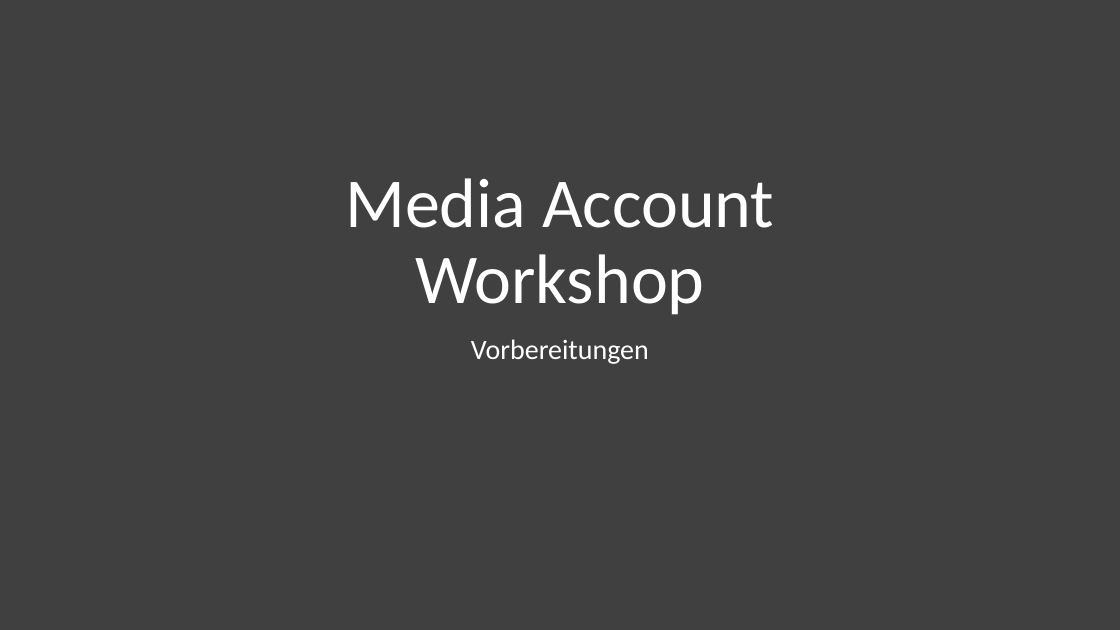
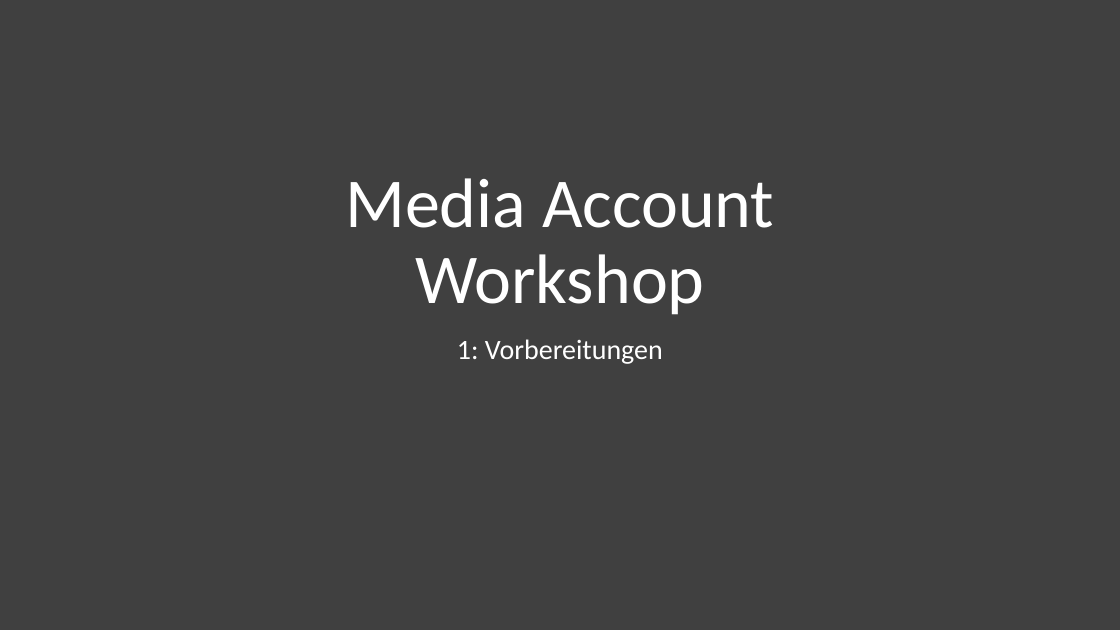
Before and after one commit to saschahenger/ma-workshop, a slide deck: slide 1 of workshop-slides/1-vorbereitung/workshop-1.pptx. Drawn at 1120x630 pixels with LibreOffice and Linux fonts; fonts in the diff are those of the drawing. Boxes give left, top, right and bottom in pixels: in the first picture for what was removed or moved away, otherwise in the second. Text is boxed around its words. In the diff, an @@ line names an element or a change of style, - is before the commit and + after.

```diff
--- a/workshop-slides/1-vorbereitung/workshop-1.pptx
+++ b/workshop-slides/1-vorbereitung/workshop-1.pptx
@@ subtitle at (457, 339, 663, 364): text changed @@
-Vorbereitungen
+1: Vorbereitungen
```
Also in this commit, not shown: 4 other slides changed, 2 slides added, 3 other files.
